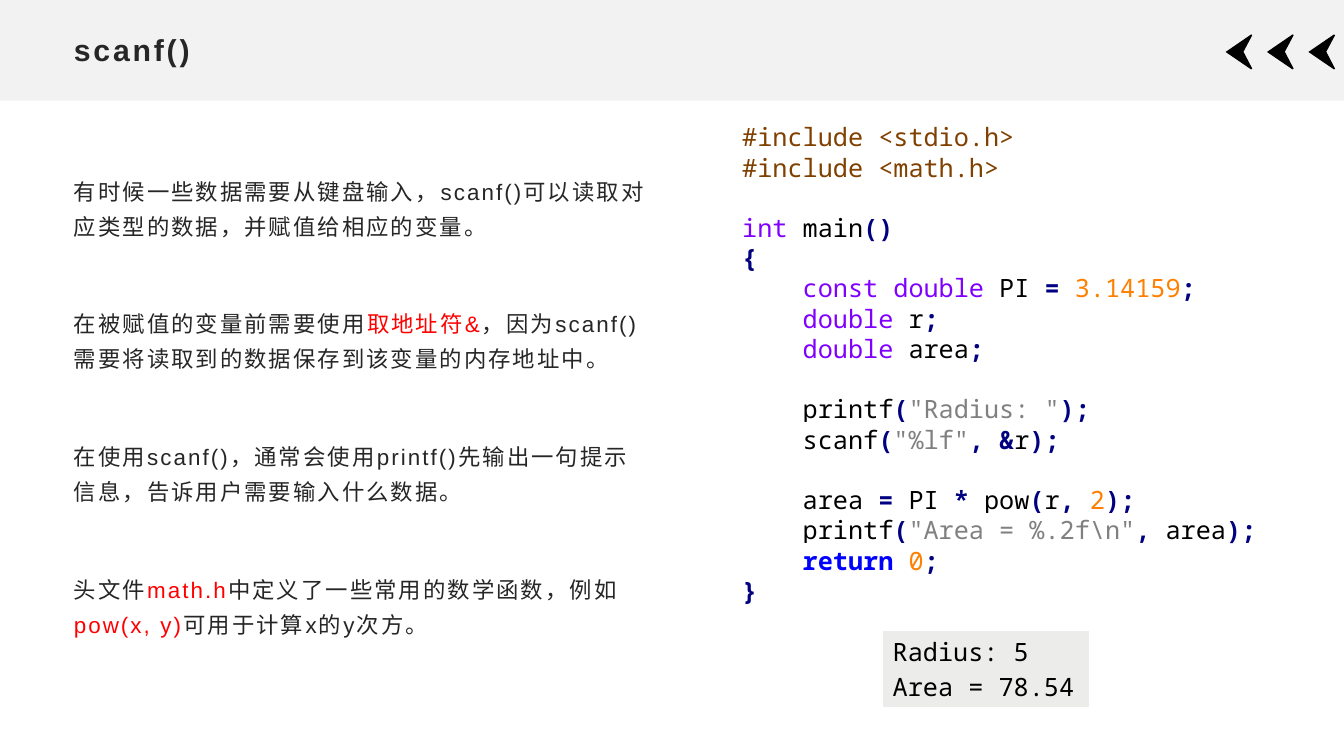
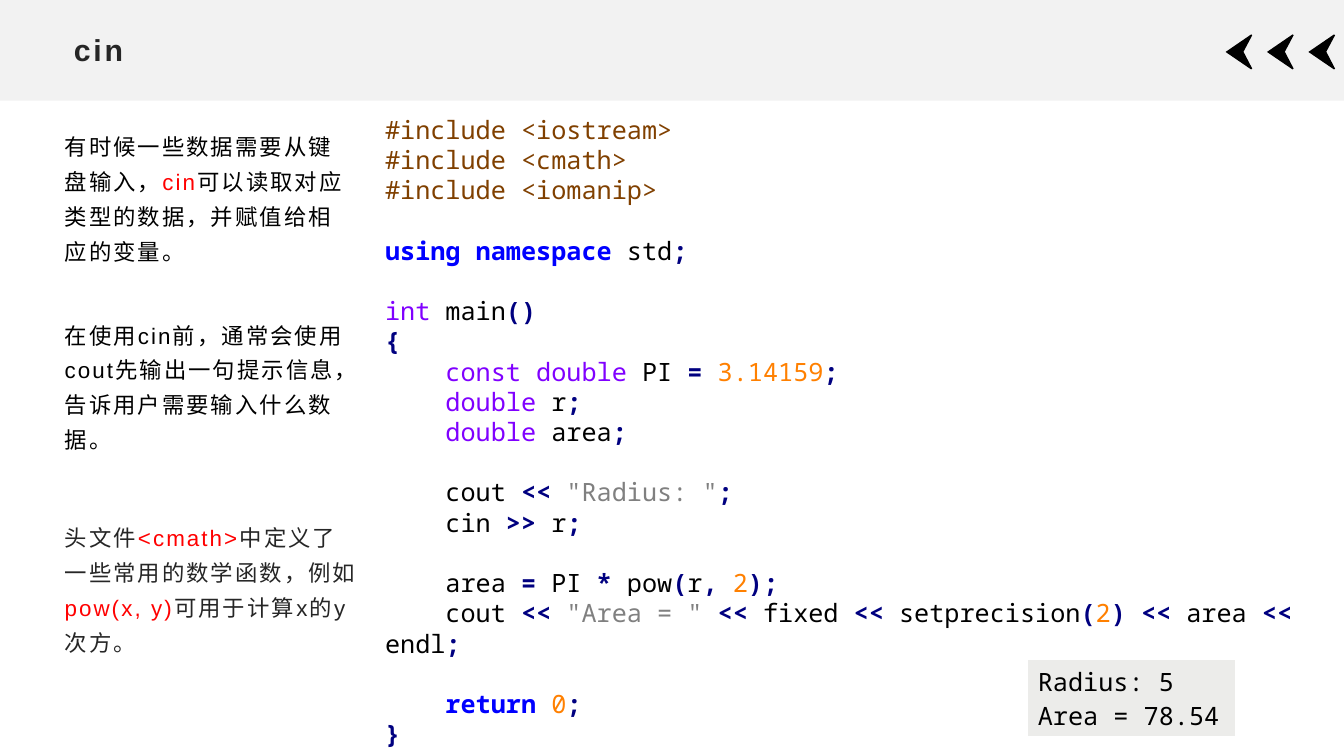
Before and after one commit to xdai02/C_Plus_Plus, a slide deck: slide 17 of slides/Chapter1.pptx (slide 16 before the commit). Drawn at 1344x756 pixels with LibreOffice and Linux fonts; fonts in the diff are those of the drawing. Boxes give left, top, right and bottom in pixels: in the first picture for what was removed or moved away, otherwise in the second. Text is boxed around its words. In the diff, an @@ line names an element or a change of style, - is before the commit and + after.

```diff
--- a/slides/Chapter1.pptx
+++ b/slides/Chapter1.pptx
@@ title at (74,39,123,62): text changed @@
-scanf()
+cin
@@ text "#include <iostream>": place and size @@
-text "#include <iostream>" at (742,127,1257,574)
+text "#include <iostream>" at (385,120,1246,717)
@@ text "#include <iostream>" at (385,120,1246,717): alignment left to justified @@
@@ text at (65,136,356,653): text changed; text colour #262626 to #000000 @@
-有时候一些数据需要从键盘输入，scanf()可以读取对应类型的数据，并赋值给相应的变量。
-在被赋值的变量前需要使用取地址符&，因为scanf()需要将读取到的数据保存到该变量的内存地址中。
-在使用scanf()，通常会使用printf()先输出一句提示信息，告诉用户需要输入什么数据。
-头文件math.h中定义了一些常用的数学函数，例如pow(x, y)可用于计算x的y次方。
+有时候一些数据需要从键盘输入，cin可以读取对应类型的数据，并赋值给相应的变量。
+在使用cin前，通常会使用cout先输出一句提示信息，告诉用户需要输入什么数据。
+头文件<cmath>中定义了一些常用的数学函数，例如pow(x, y)可用于计算x的y次方。
@@ text at (385,120,687,266): text changed @@
-#include <stdio.h>
-#include <math.h>
+#include <iostream>
+#include <cmath>
+#include <iomanip>
+using namespace std;
@@ text at (445,482,687,536): text changed @@
-printf("Radius: ");
-scanf("%lf", &r);
+cout << "Radius: ";
+cin >> r;
@@ text at (385,602,1246,657): text changed; text colour #808080 to #000000 @@
-printf("Area = %.2f\n", area);
+cout << "Area = " << fixed << setprecision(2) << area << endl;
@@ table: place and size @@
-table at (883,630,1091,701)
+table at (1028,659,1236,730)
```
Also in this commit, not shown: 10 other slides changed, 2 slides added, 1 slide removed, 9 other files.
